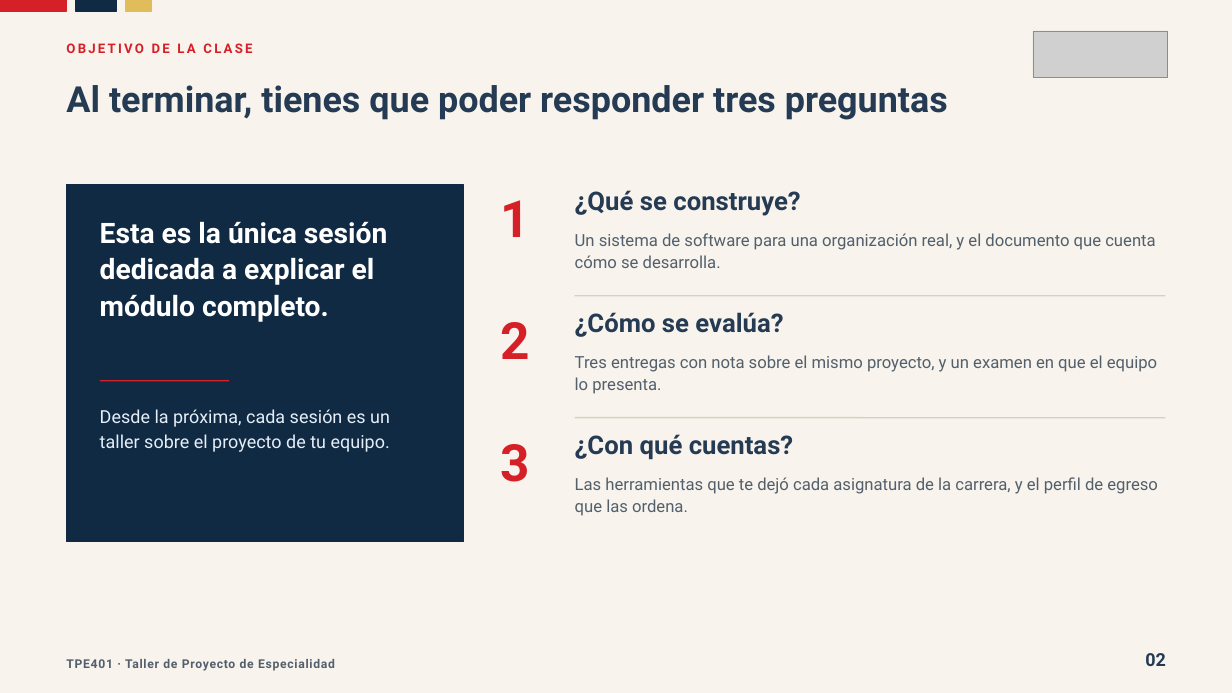
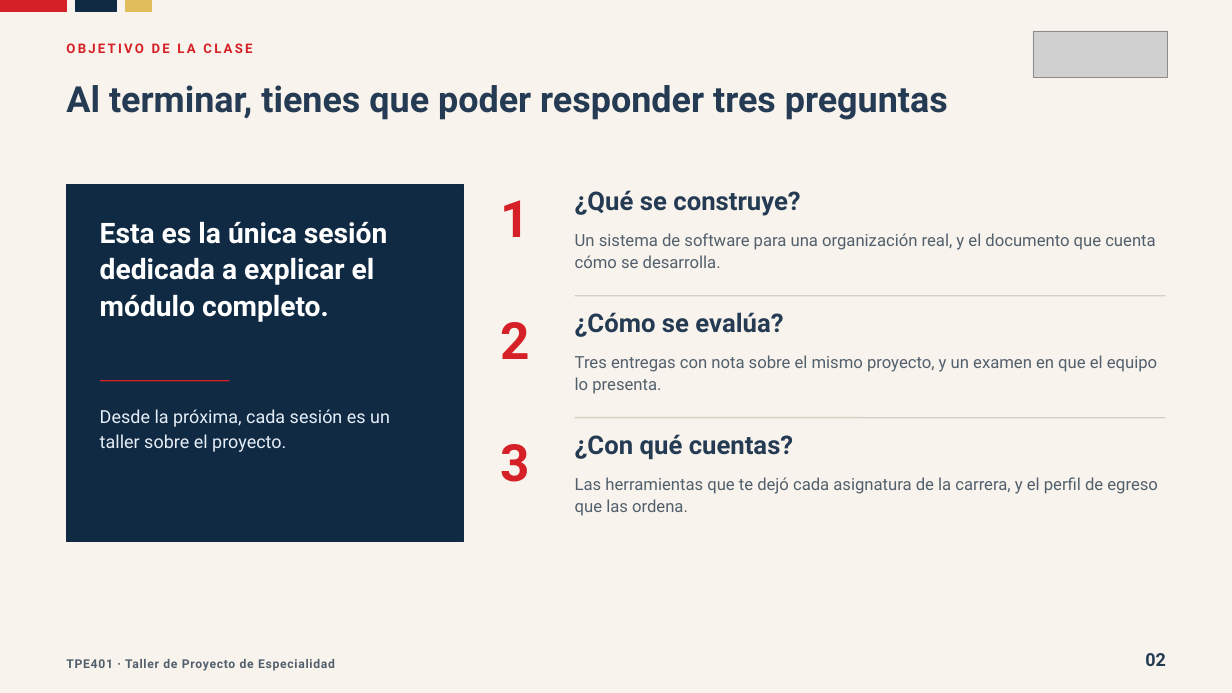
Before and after one commit to Dieg0Code/tpe401-taller-de-proyecto-de-especialidad, a slide deck: slide 2 of clases/semana-01/01/ppt/Clase-01-Un-Software-Para-Alguien-Real.pptx. Drawn at 1232x693 pixels with LibreOffice and Linux fonts; fonts in the diff are those of the drawing; grey boxes stand for pictures. Boxes give left, top, right and bottom in pixels: in the first picture for what was removed or moved away, otherwise in the second. Text is boxed around its words. In the diff, an @@ line names an element or a change of style, - is before the commit and + after.

```diff
--- a/clases/semana-01/01/ppt/Clase-01-Un-Software-Para-Alguien-Real.pptx
+++ b/clases/semana-01/01/ppt/Clase-01-Un-Software-Para-Alguien-Real.pptx
@@ text at [100, 409, 390, 452]: text changed @@
-Desde la próxima, cada sesión es un taller sobre el proyecto de tu equipo.
+Desde la próxima, cada sesión es un taller sobre el proyecto.
```
Also in this commit, not shown: 5 other slides changed, 3 other files.
